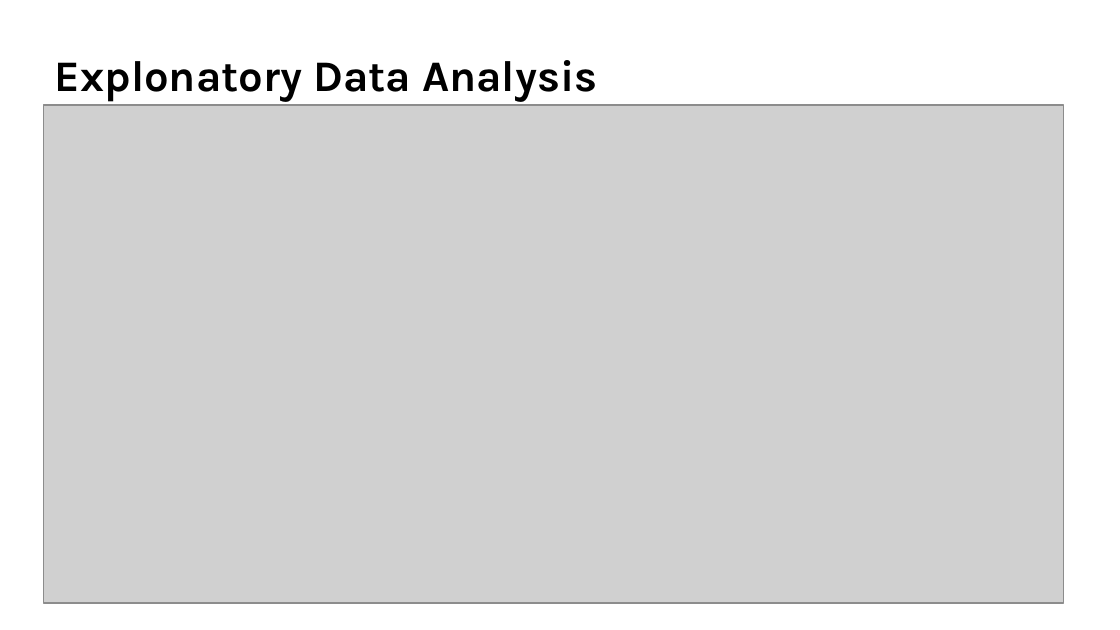
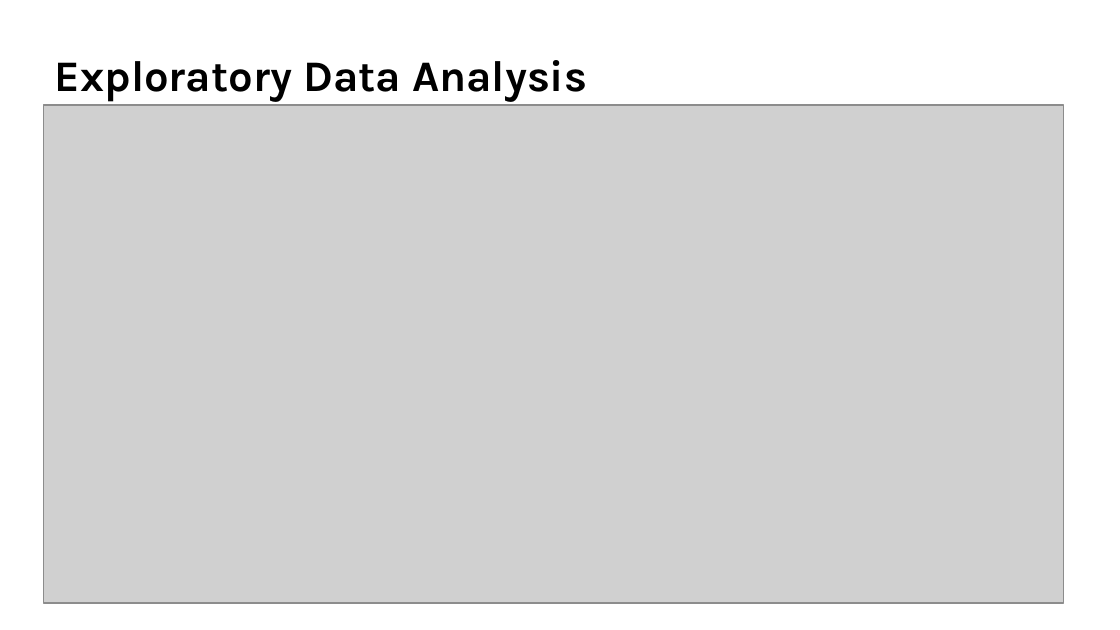
Before and after one commit to michaelwozniak/ML_small_dataset, a slide deck: slide 8 of ML - presentation.pptx. Drawn at 1120x630 pixels with LibreOffice and Linux fonts; fonts in the diff are those of the drawing; grey boxes stand for pictures. Boxes give left, top, right and bottom in pixels: in the first picture for what was removed or moved away, otherwise in the second. Text is boxed around its words. In the diff, an @@ line names an element or a change of style, - is before the commit and + after.

```diff
--- a/ML - presentation.pptx
+++ b/ML - presentation.pptx
@@ title at (55,60,587,102): text changed @@
-Explonatory Data Analysis
+Exploratory Data Analysis
```
Also in this commit, not shown: 6 other slides changed, 8 other files.
